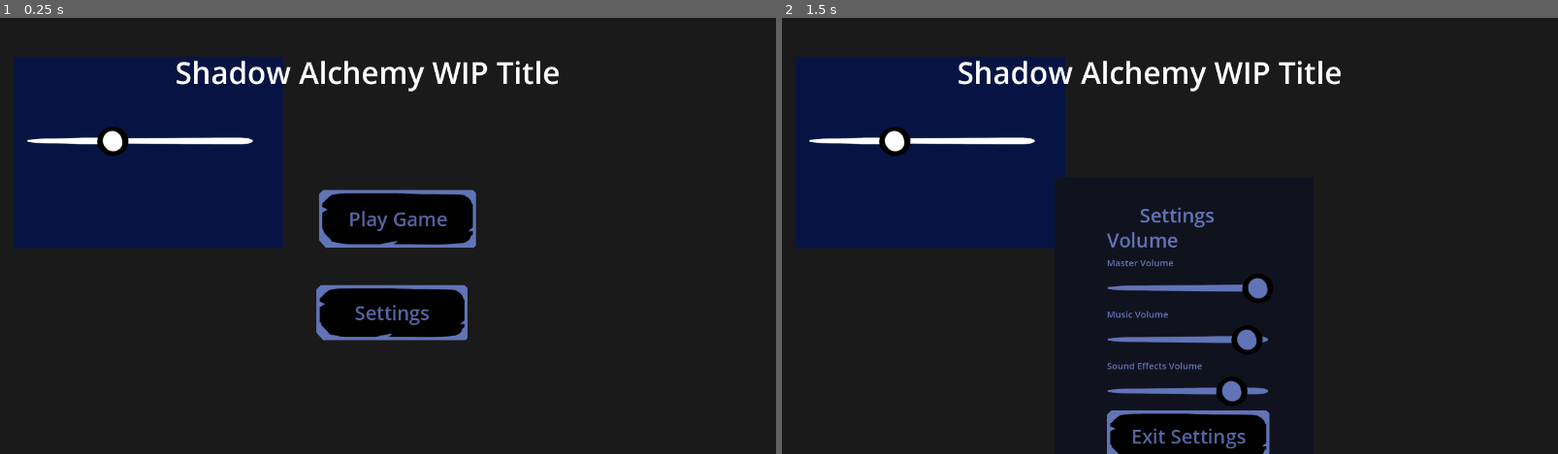
Above: before the commit, frames 1-2 (left to right).
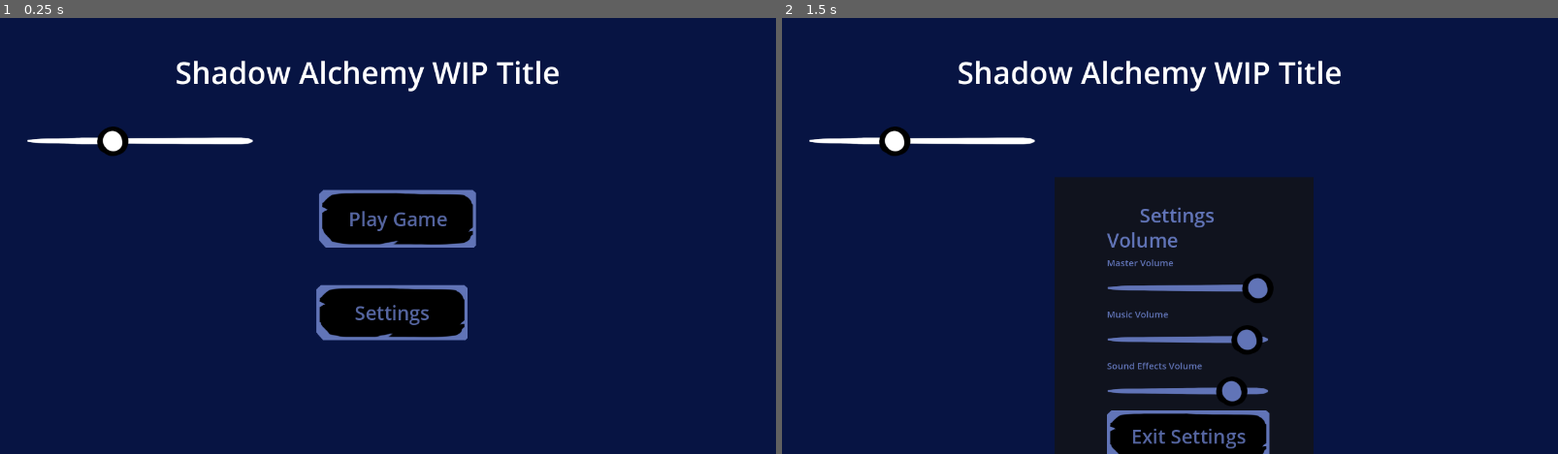
Above: after the commit, the same moments.

Repository: NicholasFlood2000/PirateSoftwareShadowAlchemy
Game: Godot game, scene res://Scenes/MainMenu.tscn
The game is run twice, just before and just after one commit, with the same random seed, the same clock (stepped at 60 frames per second) and the same inputs.
Inputs:
- Up to frame 1 (0.25 s): no input
- Up to frame 2 (1.5 s): click "Settings" at 0.5 s; click "Play Game" at 1.25 s

The runs differ from the first frame. In frame 1, 79% of the frame differs, in the area x 0-100%, y 0-100%; in frame 2, 63%.

Commit message:
Adds Pause Menu
Adds a framework for a pause menu for the game.

Diff:
--- a/Scenes/Levels/test/TestTest.tscn
+++ b/Scenes/Levels/test/TestTest.tscn
@@ -4,9 +4,6 @@
 
 [node name="BaseLevel" instance=ExtResource("1_wranl")]
 
-[node name="WaterBackground" parent="." index="1"]
-visible = false
-
 [node name="TileMap" parent="." index="3"]
 layer_0/tile_data = PackedInt32Array(655360, 65539, 0, 655361, 65539, 0, 655362, 65539, 0, 655363, 65539, 0, 655364, 65 …(17958 unchanged characters)…
 
--- a/Scenes/MainMenu.tscn
+++ b/Scenes/MainMenu.tscn
@@ -19,19 +19,13 @@
 offset_bottom = 727.0
 theme = ExtResource("1_b1v7n")
 
-[node name="ColorRect" type="ColorRect" parent="Control"]
-layout_mode = 0
-offset_right = 1305.0
-offset_bottom = 748.0
-color = Color(0.101961, 0.101961, 0.101961, 1)
-
 [node name="ColorRect2" type="ColorRect" parent="Control"]
 layout_mode = 0
-offset_left = 22.0
-offset_top = 64.0
-offset_right = 467.0
-offset_bottom = 380.0
-color = Color(0.0265618, 0.0794935, 0.261544, 1)
+offset_left = -3.0
+offset_top = -6.0
+offset_right = 1305.0
+offset_bottom = 756.0
+color = Color(0.027451, 0.0784314, 0.262745, 1)
 
 [node name="Label" type="Label" parent="Control"]
 layout_mode = 0
--- /dev/null
+++ b/Scenes/PauseMenu.tscn
@@ -0,0 +1,61 @@
+[gd_scene load_steps=5 format=3 uid="uid://qxjygcv0r2uf"]
+
+[ext_resource type="Script" path="res://Scripts/PauseMenu.gd" id="1_2bhc8"]
+[ext_resource type="Theme" uid="uid://bjjf52pu6ckx6" path="res://Themes/Menu.tres" id="1_h7xot"]
+[ext_resource type="PackedScene" uid="uid://c6pctbsywub2" path="res://Scenes/SettingsButtons.tscn" id="2_kqaxb"]
+[ext_resource type="Script" path="res://Scripts/ResetButton.gd" id="3_n3701"]
+
+[node name="PauseMenu" type="Control"]
+layout_mode = 3
+anchor_right = 0.296
+anchor_bottom = 0.693
+offset_right = 0.119995
+offset_bottom = 0.039978
+grow_horizontal = 2
+grow_vertical = 2
+script = ExtResource("1_2bhc8")
+
+[node name="ColorRect" type="ColorRect" parent="."]
+layout_mode = 0
+offset_right = 379.0
+offset_bottom = 499.0
+color = Color(0.027451, 0.0784314, 0.262745, 1)
+
+[node name="Label" type="Label" parent="ColorRect"]
+layout_mode = 0
+offset_left = 54.0
+offset_top = 56.0
+offset_right = 489.0
+offset_bottom = 168.0
+theme = ExtResource("1_h7xot")
+text = "Pause Menu"
+
+[node name="VBoxContainer" type="VBoxContainer" parent="."]
+layout_mode = 0
+offset_left = 56.0
+offset_top = 142.0
+offset_right = 270.0
+offset_bottom = 459.0
+
+[node name="ResetLevelButton" parent="VBoxContainer" instance=ExtResource("2_kqaxb")]
+layout_mode = 2
+text = "Reset Level"
+script = ExtResource("3_n3701")
+
+[node name="Label" type="Label" parent="VBoxContainer"]
+layout_mode = 2
+text = " "
+
+[node name="ExitButton" parent="VBoxContainer" instance=ExtResource("2_kqaxb")]
+layout_mode = 2
+text = "Exit"
+script = null
+
+[node name="Label2" type="Label" parent="VBoxContainer"]
+layout_mode = 2
+text = " "
+
+[node name="SettingsButton" parent="VBoxContainer" instance=ExtResource("2_kqaxb")]
+layout_mode = 2
+
+[connection signal="pressed" from="VBoxContainer/ExitButton" to="." method="_on_exit_button_pressed"]
--- a/Scenes/SettingsButtons.tscn
+++ b/Scenes/SettingsButtons.tscn
@@ -14,6 +14,7 @@
 script = ExtResource("2_8phgq")
 
 [node name="Menu" type="Control" parent="."]
+visible = false
 anchors_preset = 0
 offset_left = -60.0
 offset_top = -166.0
--- /dev/null
+++ b/Scripts/PauseMenu.gd
@@ -0,0 +1,17 @@
+extends Control
+
+
+# Called when the node enters the scene tree for the first time.
+func _ready():
+	pass # Replace with function body.
+
+
+# Called every frame. 'delta' is the elapsed time since the previous frame.
+func _process(delta):
+	if(Input.is_action_just_pressed("Pause")):
+		visible = true
+		pass
+
+func _on_exit_button_pressed():
+	visible = false
+	pass # Replace with function body.
--- a/Scripts/Player.gd
+++ b/Scripts/Player.gd
@@ -1,7 +1,7 @@
 extends CharacterBody2D
 
 
-const SPEED = 300.0
+const SPEED = 400.0
 const JUMP_VELOCITY = -400.0
 
 # Get the gravity from the project settings to be synced with RigidBody nodes.
--- /dev/null
+++ b/Scripts/ResetButton.gd
@@ -0,0 +1,16 @@
+extends Button
+
+
+# Called when the node enters the scene tree for the first time.
+func _ready():
+	pass # Replace with function body.
+
+
+# Called every frame. 'delta' is the elapsed time since the previous frame.
+func _process(delta):
+	pass
+
+
+func _on_pressed():
+	get_tree().reload_current_scene()
+	pass # Replace with function body.
--- a/project.godot
+++ b/project.godot
@@ -49,6 +49,11 @@
 "events": [Object(InputEventKey,"resource_local_to_scene":false,"resource_name":"","device":-1,"window_id":0,"alt_pressed":false,"shift_pressed":false,"ctrl_pressed":false,"meta_pressed":false,"pressed":false,"keycode":0,"physical_keycode":32,"key_label":0,"unicode":32,"echo":false,"script":null)
 ]
 }
+Pause={
+"deadzone": 0.5,
+"events": [Object(InputEventKey,"resource_local_to_scene":false,"resource_name":"","device":-1,"window_id":0,"alt_pressed":false,"shift_pressed":false,"ctrl_pressed":false,"meta_pressed":false,"pressed":false,"keycode":0,"physical_keycode":4194305,"key_label":0,"unicode":0,"echo":false,"script":null)
+]
+}
 
 [rendering]
 
